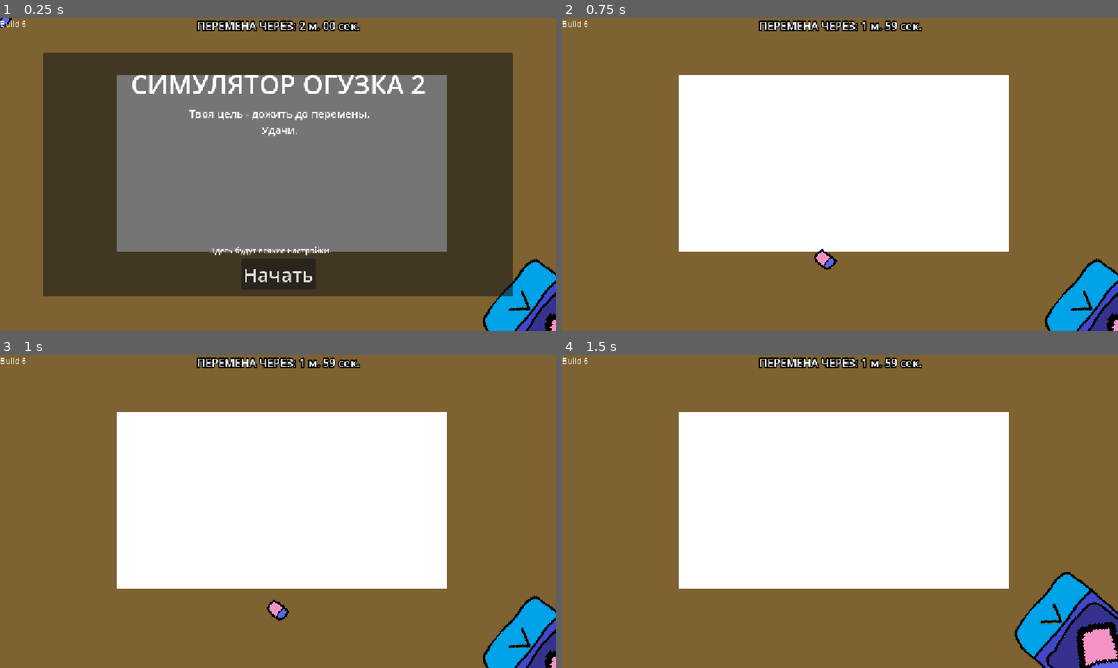
Above: before the commit, frames 1-4 (two rows, left to right).
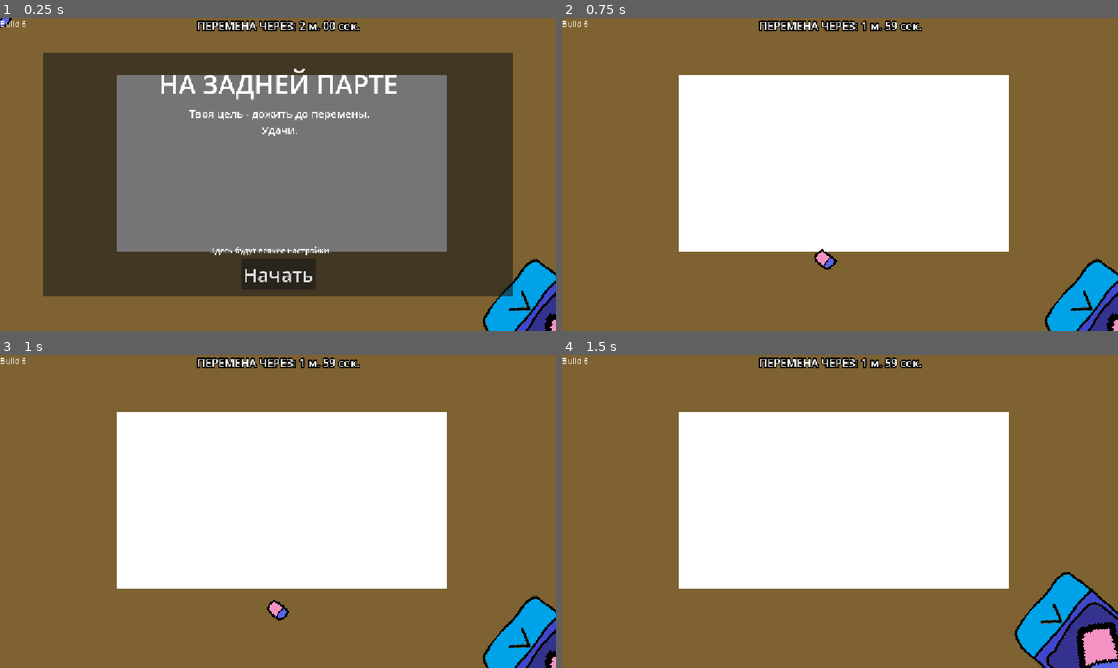
Above: after the commit, the same moments.

Repository: AmongRyzh/maxter-s-jam-2026
Game: Godot game, scene res://gameplay.tscn
Two runs of this game, one before a commit and one after it. Both use one fixed random seed, a clock stepped at 60 frames per second and the inputs below. The engine's default icon, where the game draws it, is replaced by a stand-in: a white triangle on a blue panel in a dark square.
Inputs (mouse positions are in pixels of both pictures, inside the frame that each line leads up to):
- Up to frame 1 (0.25 s): no input
- Up to frame 2 (0.75 s): click "Начать" at 0.5 s
- Up to frame 3 (1 s): no input
- Up to frame 4 (1.5 s): move the mouse to (1079, 636) at 1.27 s; click (1079, 636) at 1.42 s

The runs differ from the first frame. In frame 1, 1.7% of the frame differs, in the area x 23-77%, y 16-27%; in frame 2, nothing differs; in frame 3, nothing differs; in frame 4, nothing differs.

Commit message:
фиксы по мелочи

Diff:
--- a/dangers/paper_plane/paper_plane.tscn
+++ b/dangers/paper_plane/paper_plane.tscn
@@ -4,7 +4,7 @@
 [ext_resource type="Texture2D" uid="uid://bytbsnsowauqw" path="res://dangers/paper_plane/paper_plane.png" id="2_c7bj2"]
 
 [sub_resource type="CircleShape2D" id="CircleShape2D_mgh1e"]
-radius = 42.0119
+radius = 58.00862
 
 [node name="PaperPlane" type="Area2D" unique_id=150558746]
 script = ExtResource("1_mgh1e")
--- a/gameplay.gd
+++ b/gameplay.gd
@@ -318,6 +318,8 @@
 
 	painter_image_container.add_child(img)
 
+	spawn_point.queue_free()
+
 #func _draw():
 	#if eraser:
 		#draw_rect(Rect2(eraser.position, Vector2i(1, 1)).grow(eraser_size).grow_side(SIDE_TOP, durability_shrink), Color(0, 1, 0, 0.5))
--- a/gameplay.tscn
+++ b/gameplay.tscn
@@ -305,7 +305,7 @@
 grow_horizontal = 2
 grow_vertical = 2
 theme_override_font_sizes/font_size = 54
-text = "СИМУЛЯТОР ОГУЗКА 2"
+text = "НА ЗАДНЕЙ ПАРТЕ"
 horizontal_alignment = 1
 
 [node name="Label" type="Label" parent="CanvasLayer/StartGamePanel" unique_id=206175305]
Binary file changed: dangers/paper_plane/paper_plane.png
Not shown, changed: export_presets.cfg
